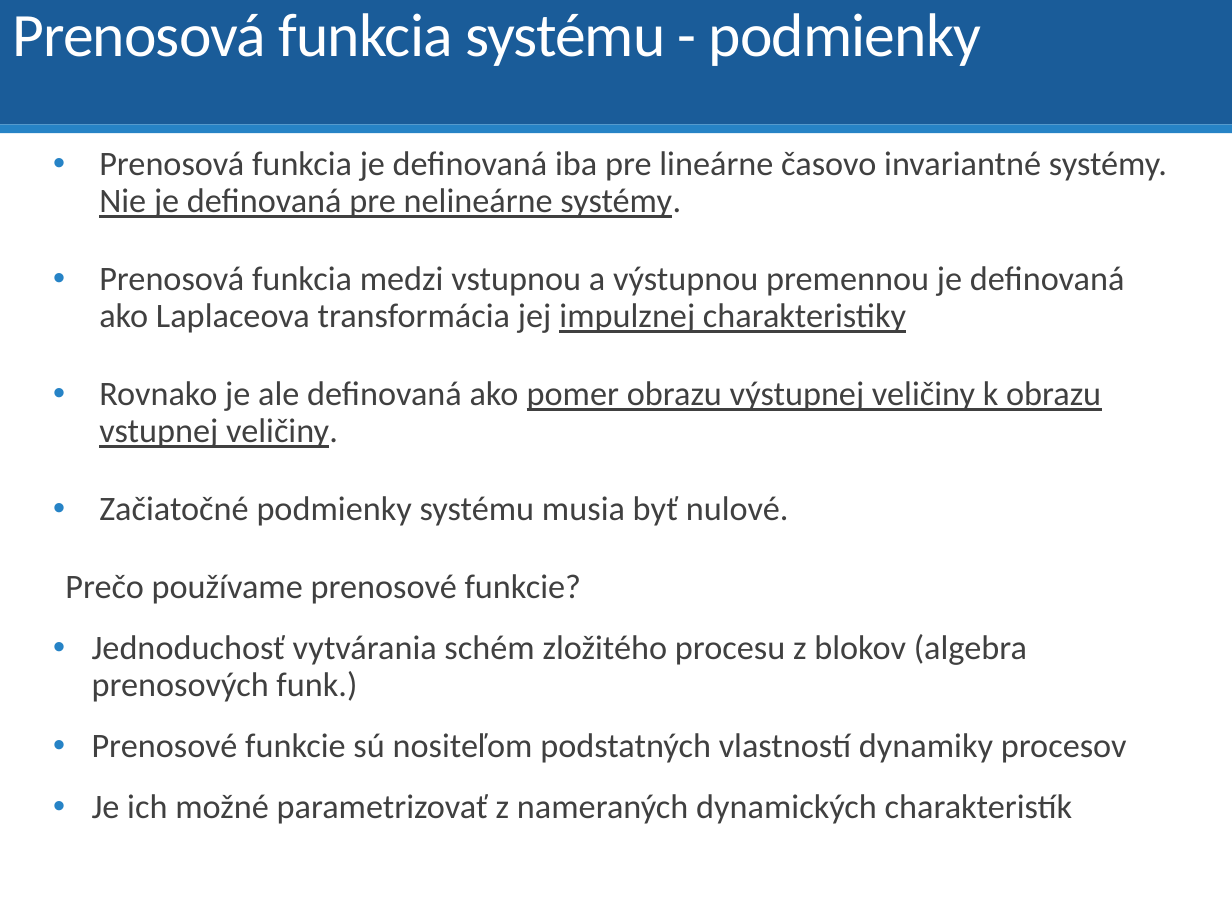
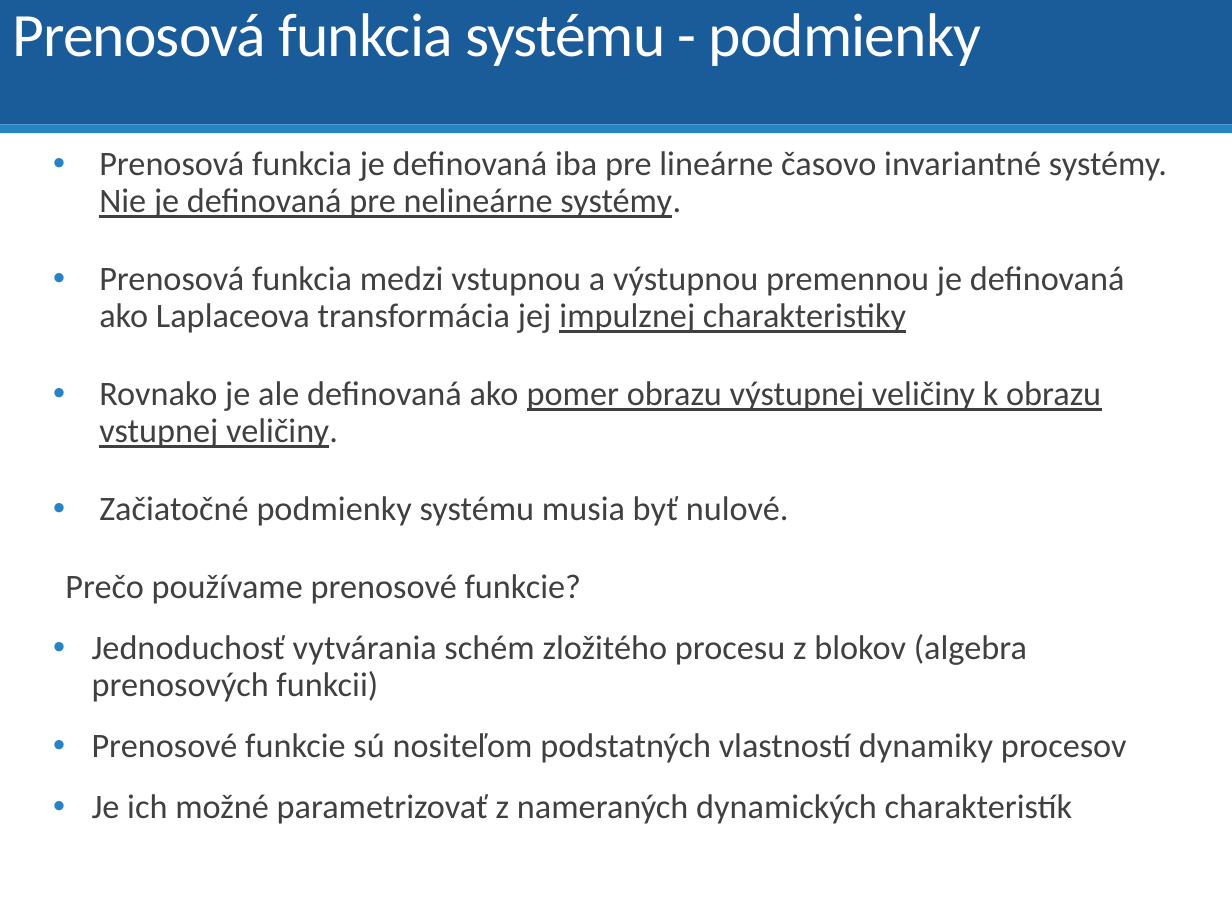
Before and after one commit to dodekm/TeamProjektKybernetika, a slide deck: slide 35 of Nove prednasky/P01_dynamika_dif_rovnice_LPT_prenosova_funkcia_modelovanie.pptx. Drawn at 1232x924 pixels with LibreOffice and Linux fonts; fonts in the diff are those of the drawing. Boxes give left, top, right and bottom in pixels: in the first picture for what was removed or moved away, otherwise in the second. Text is boxed around its words. In the diff, an @@ line names an element or a change of style, - is before the commit and + after.

```diff
--- a/Nove prednasky/P01_dynamika_dif_rovnice_LPT_prenosova_funkcia_modelovanie.pptx
+++ b/Nove prednasky/P01_dynamika_dif_rovnice_LPT_prenosova_funkcia_modelovanie.pptx
@@ text at [92, 634, 1027, 702]: text changed @@
-• Jednoduchosť vytvárania schém zložitého procesu z blokov (algebra prenosových funk.)
+• Jednoduchosť vytvárania schém zložitého procesu z blokov (algebra prenosových funkcii)
```
Also in this commit, not shown: 14 other slides changed, 4 slides added.
